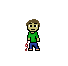
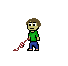
Comparing the layer stacks of the two 68px x 66px images. Changes:
added group "Player/Link Ability" with 3 layers above "Player/Link Idlle" over (13, 18, 41, 51)
added layer "Sideway 1 copy" in group "Player/Link Ability" over (13, 18, 41, 51)
renamed "Facing Foward copy 7" to "Foward 2", hid it over (25, 19, 40, 51)
added group "Player/Link Moving" with 12 layers above "Idle" over (17, 18, 41, 49)
